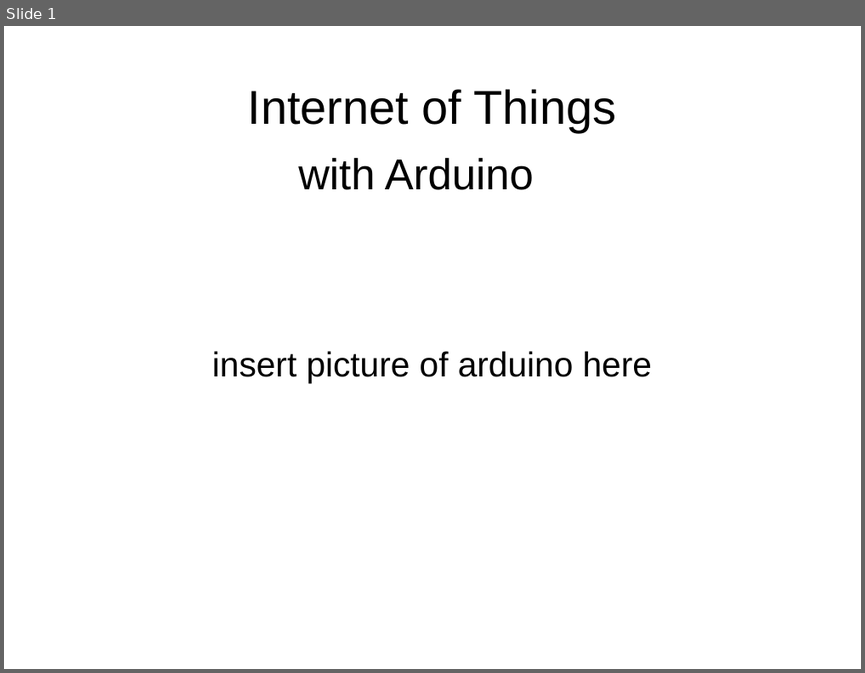
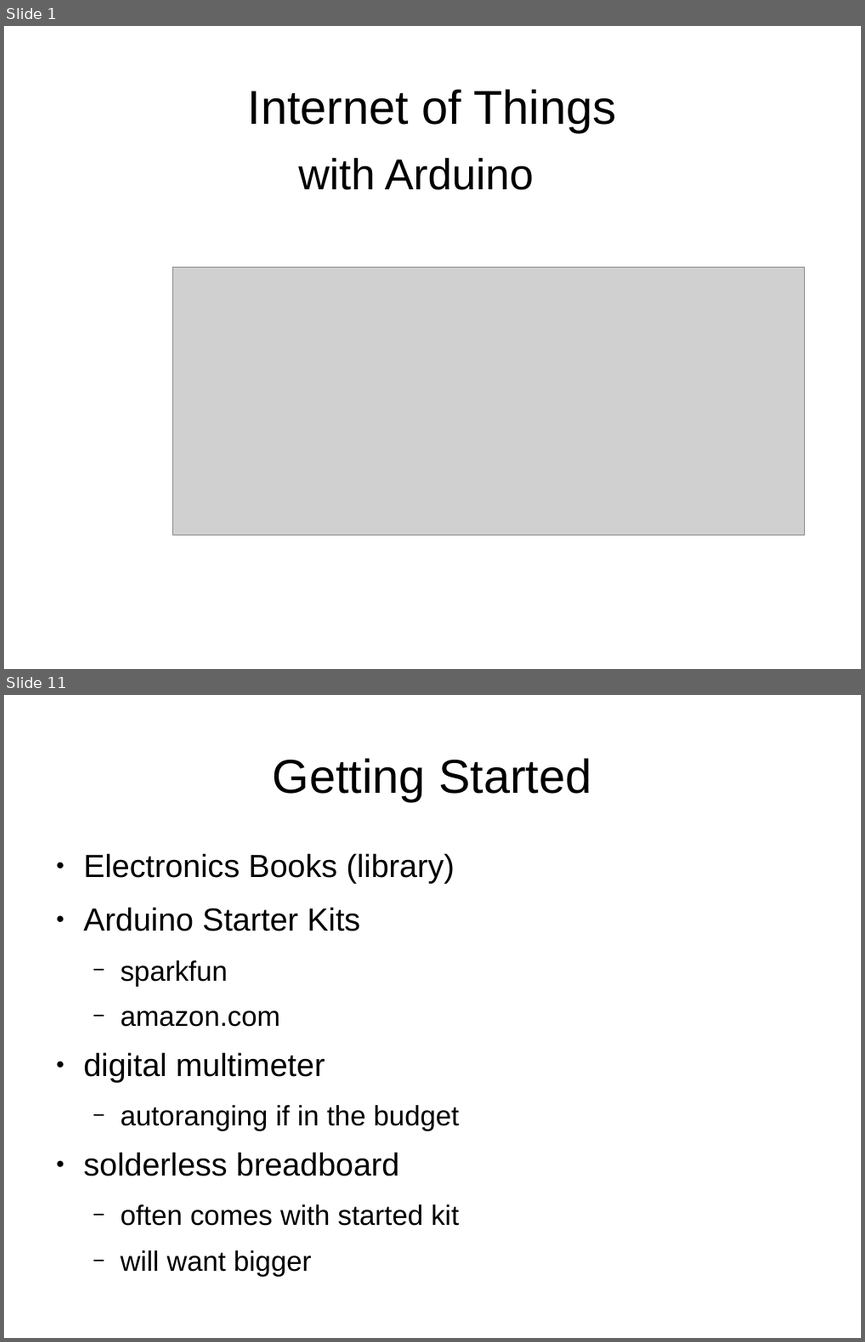
Before and after one commit to jasonmfehr/jug-arduino, a slide deck: presentation/Illnois_JUG_2014_09_09.odp. Shown one above the other, each under a label of ours: slide 1 before the commit, slides 1 and 11 after it; the slides between them are not shown. The pictures are 865x673 and 865x1342 pixels, drawn with LibreOffice and Linux fonts; fonts in the diff are those of the drawing; grey boxes stand for pictures. Boxes give left, top, right and bottom in pixels: in the first picture for what was removed or moved away, otherwise in the second. Text is boxed around its words. In the diff, an @@ line names an element or a change of style, - is before the commit and + after.

```diff
--- a/presentation/Illnois_JUG_2014_09_09.odp
+++ b/presentation/Illnois_JUG_2014_09_09.odp
@@ slide 11 added at (4, 695, 861, 1338), background #FFFFFF @@
@@ title added at (273, 758, 591, 801), 44 pt, text #000000 @@
+Getting Started
@@ text added at (84, 853, 460, 1276), 29.6 pt, text #000000 @@
+● Electronics Books (library)
+● Arduino Starter Kits
+  − sparkfun
+  − amazon.com
+● digital multimeter
+  − autoranging if in the budget
+● solderless breadboard
+  − often comes with started kit
+  − will want bigger
@@ slide 1 changed as well @@
@@ picture added at (172, 267, 805, 534) @@
@@ subtitle removed at (212, 351, 652, 383) @@
-insert picture of arduino here
```
Also in this commit, not shown: 10 other slides added.
